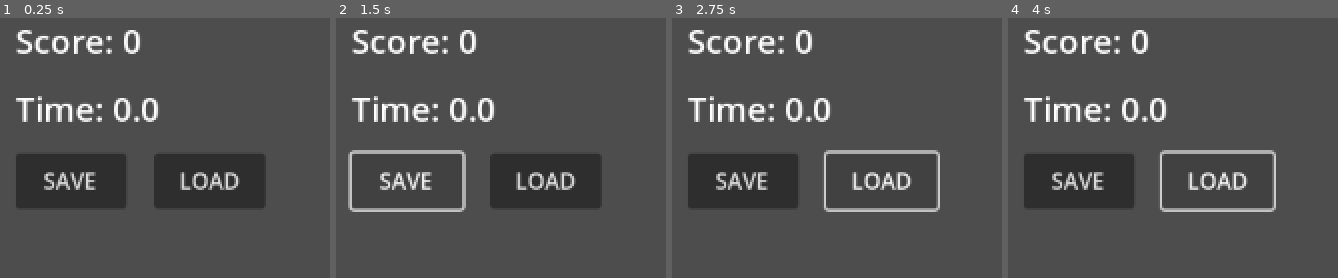
Above: before the commit, frames 1-4 (left to right).
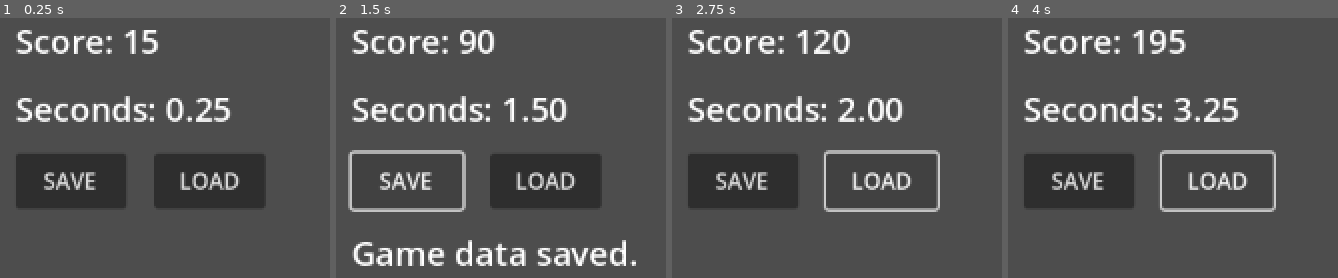
Above: after the commit, the same moments.

Repository: baiXfeng/godot-ecs
Game: Godot game, scene res://ecs-scene/main.tscn
Same seed, same stepped clock (60 frames per second), same inputs: the game is played once before the commit and once after it.
Inputs:
- Up to frame 1 (0.25 s): no input
- Up to frame 2 (1.5 s): tap Enter at 0.5 s; click "SAVE" at 1.25 s
- Up to frame 3 (2.75 s): click "LOAD" at 2 s
- Up to frame 4 (4 s): no input

The runs differ from the first frame. In frame 1, 3.8% of the frame differs, in the area x 4-70%, y 4-40%; in frame 2, 7.0%, in the area x 4-91%, y 4-96%; in frame 3, 4.0%; in frame 4, 4.0%.
Error before the commit: Parse Error: Could not find type "ecs_event_center" in the current scope. (res://ecs/event.gd:16)

Commit message:
fix error add multi view filter test

Diff:
--- a/project/ecs/event.gd
+++ b/project/ecs/event.gd
@@ -13,7 +13,7 @@
 	get:
 		return _data
 
-var event_center: ecs_event_center:
+var event_center: ECSEventCenter:
 	set(v):
 		pass
 	get:
--- a/project/ecs/test.gd
+++ b/project/ecs/test.gd
@@ -106,6 +106,8 @@
 		print("component [%s] entity [%d]" % [c.name(), c.entity().id()])
 	printt("mixed test system list:", _world.get_system_keys())
 	printt("multi view list:", _world.multi_view(["c1", "c2"]))
+	printt("multi view list whit filter:", _world.multi_view(["c1", "c2"], func(dict: Dictionary):
+		return false))
 
 func test_snapshot():
 	var list = _world.view("c1")
